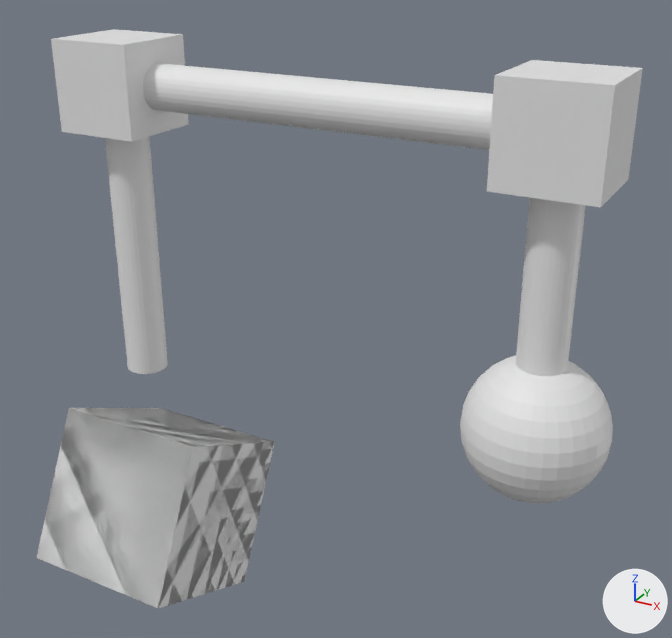
The glTF model assets/rotary_pendulum.glb, before and after one commit.
One viewpoint serves both versions: a camera (50 mm lens) standing at (7.18, -8.11, 7.26) and looking at (2.49, 0.4, 3.01). Every picture has the same lights, and +X, +Y and +Z are marked at lower right. Where no turn or scale is listed for an object, it has been applied to the vertices.
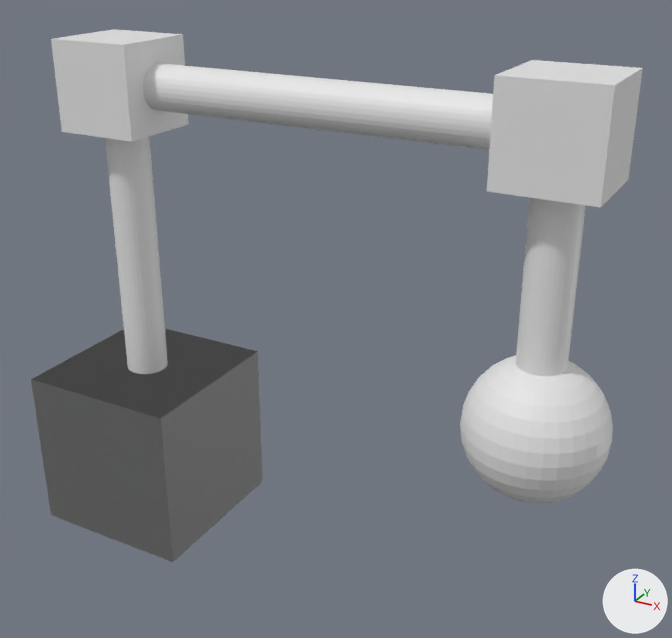
Location of each change, (x1, y1, x2, y2) in pixels of the pictures (672 x 638 px):
'Cube', moved, turned: before (36, 408, 275, 608); after (31, 329, 263, 562)

The change in detail:
Object 'Cube' (ob_cube) turns from (-64, -180, 0) to (0, 0, 0) degrees about x, y and z.
Object 'Cube' (ob_cube) moves from (0.0, 0.0, 0.0) to (0.0, 0.0, 1.0).
